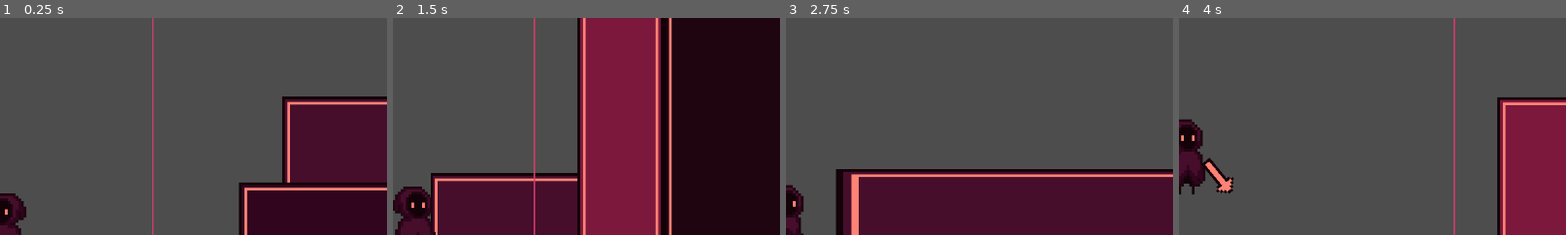
Above: before the commit, frames 1-4 (left to right).
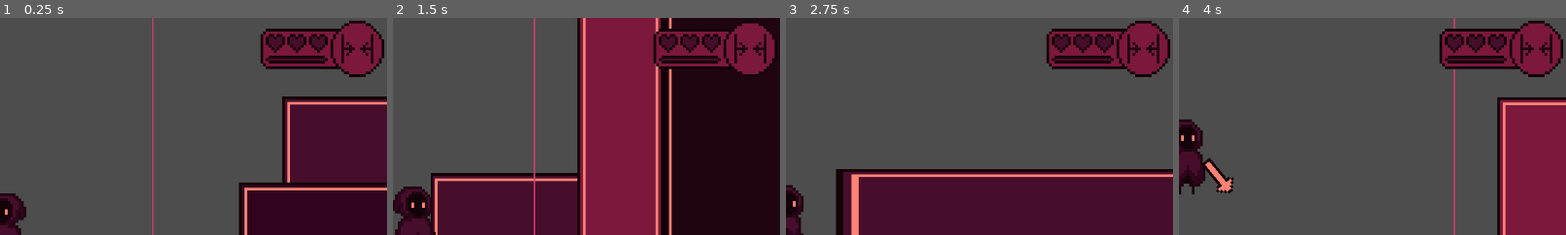
Above: after the commit, the same moments.

Repository: SuperDuperOrganisationsname/gmtk2024
Game: Godot game, scene res://scenes/game.tscn
Two runs of this game, one before a commit and one after it. Both use one fixed random seed, a clock stepped at 60 frames per second and the inputs below.
Inputs:
- Up to frame 1 (0.25 s): no input
- Up to frame 2 (1.5 s): hold D (move_right) 0.53-1.28 s; tap J (attack) at 0.6 s; tap Space (jump) at 0.77 s; hold S (down) from 1.28 s (still down); tap H (shrink) at 1.35 s
- Up to frame 3 (2.75 s): tap Space (jump) at 1.52 s; release S (down) at 2.03 s; hold D (move_right) from 2.03 s (still down); hold L (strech) from 2.03 s (still down)
- Up to frame 4 (4 s): release L (strech) at 2.78 s; tap / (swap_scale_mode) at 2.85 s; tap Space (jump) at 3.02, 3.77 s; release D (move_right) at 3.53 s; hold A (move_left) from 3.53 s (still down); hold K (throw) from 3.53 s (still down)
The pictures show only the part of the screen within x 50-100%, y 0-50%; the shares and areas given below are measured in that part.

The runs differ from the first frame. In frame 1, 6.3% of the frame differs, in the area x 67-100%, y 1-28%; in frame 2, 4.4%; in frame 3, 6.3%; in frame 4, 6.3%.

Commit message:
implemented very basic base ui

Diff:
--- a/scenes/ui.tscn
+++ b/scenes/ui.tscn
@@ -1,7 +1,9 @@
-[gd_scene load_steps=3 format=3 uid="uid://cgyokykjdnk07"]
+[gd_scene load_steps=5 format=3 uid="uid://cgyokykjdnk07"]
 
 [ext_resource type="Theme" uid="uid://dks16qglyxjf6" path="res://assets/default_ui_theme.tres" id="1_3pjl8"]
 [ext_resource type="Script" path="res://scripts/FPSCounter.gd" id="2_8yfla"]
+[ext_resource type="Texture2D" uid="uid://64iv5xigja6q" path="res://assets/sprites/ui/base_ui.png" id="3_mn5xt"]
+[ext_resource type="Script" path="res://scripts/base_ui.gd" id="3_pyo56"]
 
 [node name="Ui" type="CanvasLayer"]
 
@@ -21,3 +23,38 @@
 offset_right = 40.0
 offset_bottom = 25.0
 color = Color(0, 0, 0, 0.372549)
+
+[node name="BaseUi" type="Control" parent="."]
+layout_mode = 3
+anchors_preset = 1
+anchor_left = 1.0
+anchor_right = 1.0
+offset_left = -40.0
+offset_bottom = 40.0
+grow_horizontal = 0
+script = ExtResource("3_pyo56")
+
+[node name="Base" type="Sprite2D" parent="BaseUi"]
+position = Vector2(-56, 48)
+scale = Vector2(4, 4)
+texture = ExtResource("3_mn5xt")
+hframes = 4
+vframes = 3
+
+[node name="ScaleModeLogo" type="Sprite2D" parent="BaseUi"]
+position = Vector2(-56, 48)
+scale = Vector2(4, 4)
+texture = ExtResource("3_mn5xt")
+hframes = 4
+vframes = 3
+frame = 3
+
+[node name="ManaBar" type="TextureProgressBar" parent="BaseUi"]
+offset_left = -1112.0
+offset_right = -1072.0
+offset_bottom = 40.0
+
+[node name="HealthBar" type="TextureProgressBar" parent="BaseUi"]
+offset_left = -1112.0
+offset_right = -1072.0
+offset_bottom = 40.0
--- /dev/null
+++ b/scripts/base_ui.gd
@@ -0,0 +1,20 @@
+extends Control
+
+enum ScaleMode {
+    MIDDLE,
+    RIGHT,
+    LEFT
+}
+
+@export var scale_mode: ScaleMode = ScaleMode.MIDDLE
+
+@onready var scale_mode_logo: Sprite2D = $ScaleModeLogo
+
+func _process(delta: float) -> void:
+    match scale_mode:
+        ScaleMode.MIDDLE:
+            scale_mode_logo.frame = 3
+        ScaleMode.RIGHT:
+            scale_mode_logo.frame = 7
+        ScaleMode.LEFT:
+            scale_mode_logo.frame = 11
Not shown, added: assets/sprites/ui/base_ui.png.import
